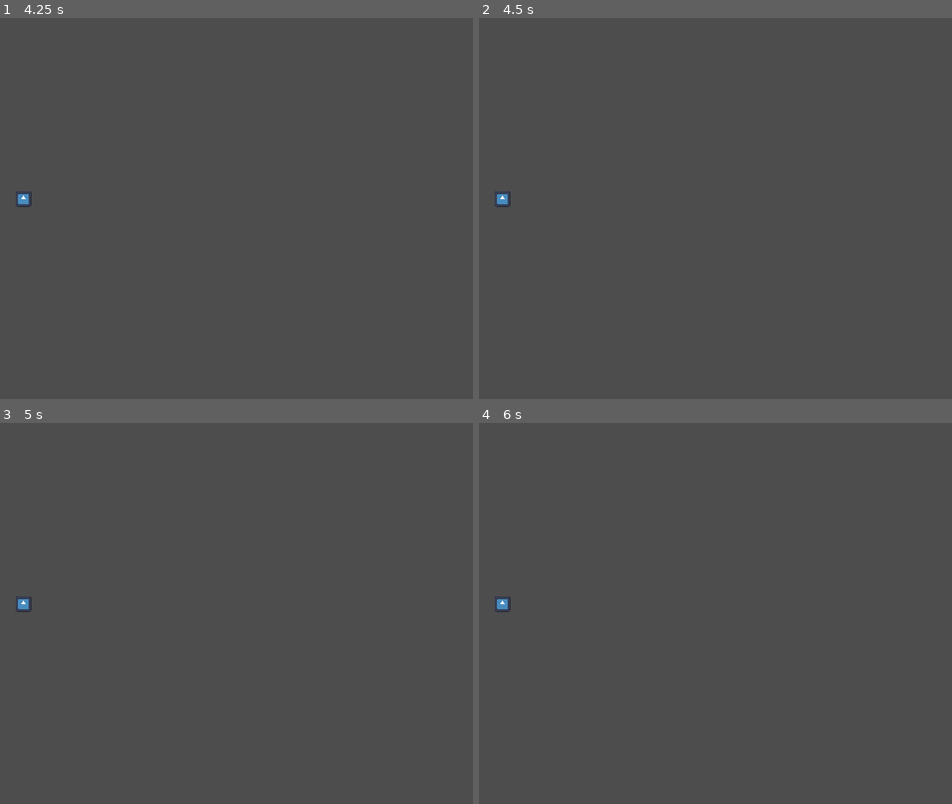
Above: before the commit, frames 1-4 (two rows, left to right).
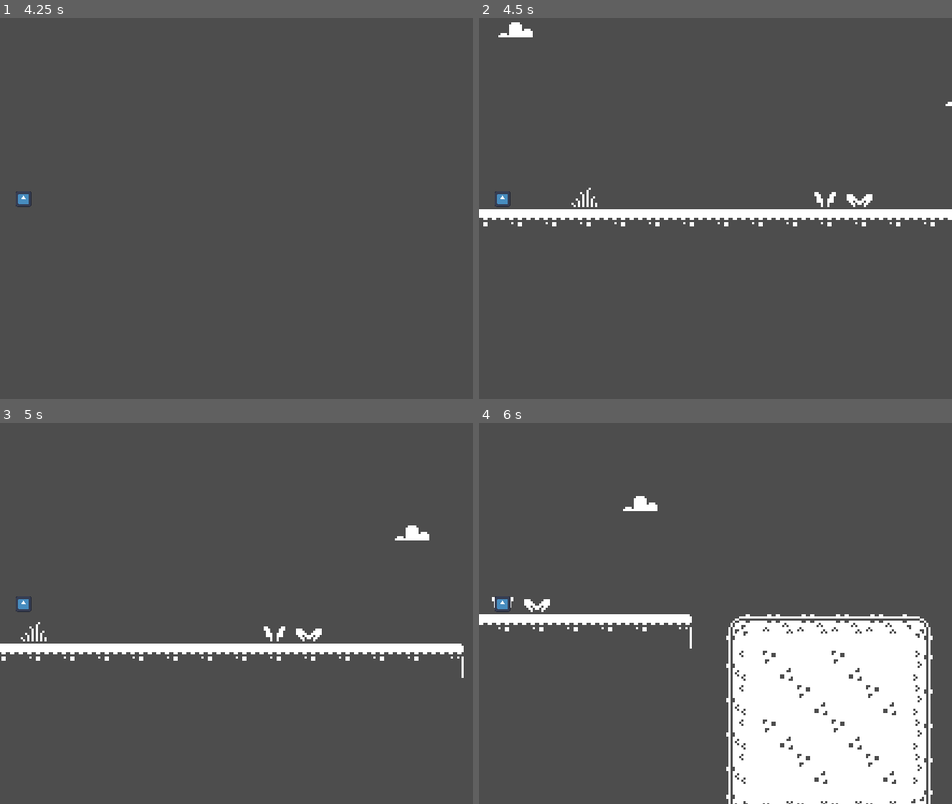
Above: after the commit, the same moments.

Repository: Chocolatechipdogo/godot-workshop
Game: Godot game, scene res://scenes/mainScene.tscn
Two runs of this game, one before a commit and one after it. Both use one fixed random seed, a clock stepped at 60 frames per second and the inputs below. The engine's default icon, where the game draws it, is replaced by a stand-in: a white triangle on a blue panel in a dark square.
Inputs:
- Up to frame 1 (4.25 s): tap Enter (ui_accept) at 0.5, 0.77, 1.52, 3.02, 3.77 s; hold Right (ui_right) 0.53-2.03 s; hold Left (ui_left) 2.03-2.78 s; hold Right (ui_right) from 2.78 s (still down)
- Up to frame 2 (4.5 s): tap Enter (ui_accept) at 4.25 s; release Right (ui_right) at 4.28 s; hold Left (ui_left) from 4.28 s (still down)
- Up to frame 3 (5 s): keep holding Left (ui_left); tap Enter (ui_accept) at 4.52 s
- Up to frame 4 (6 s): release Left (ui_left) at 5.03 s; hold Right (ui_right) 5.03-5.78 s; hold Left (ui_left) from 5.78 s (still down)

Frame 1 is identical in both runs. In frame 2, 3.2% of the frame differs, in the area x 0-100%, y 1-55%; in frame 3, 3.1%; in frame 4, 21%, in the area x 0-96%, y 19-100%.

Commit message:
Teleport Collision Created

Diff:
--- a/scenes/mainScene.tscn
+++ b/scenes/mainScene.tscn
@@ -1,8 +1,9 @@
-[gd_scene load_steps=7 format=3 uid="uid://dwf0mdywbsaqk"]
+[gd_scene load_steps=9 format=3 uid="uid://dwf0mdywbsaqk"]
 
 [ext_resource type="Texture2D" uid="uid://b7rlpnvehcq1t" path="res://titlemap/monochrome_tilemap_transparent_packed.png" id="1_nh1hs"]
 [ext_resource type="Texture2D" uid="uid://d3veyh15pujkr" path="res://icon.svg" id="2_0sdrn"]
 [ext_resource type="Script" path="res://scripts/Player.gd" id="2_6udpu"]
+[ext_resource type="Script" path="res://scripts/DeathBarrior.gd" id="4_epoto"]
 
 [sub_resource type="TileSetAtlasSource" id="TileSetAtlasSource_ifem1"]
 texture = ExtResource("1_nh1hs")
@@ -1242,6 +1243,9 @@
 [sub_resource type="CircleShape2D" id="CircleShape2D_xiyrf"]
 radius = 8.0
 
+[sub_resource type="RectangleShape2D" id="RectangleShape2D_pyhyx"]
+size = Vector2(1192, 208)
+
 [node name="Node2D" type="Node2D"]
 
 [node name="TileMap" type="TileMap" parent="."]
@@ -1266,3 +1270,14 @@
 
 [node name="Camera2D" type="Camera2D" parent="Player"]
 position = Vector2(107.08, -196.875)
+
+[node name="DeathBarrior" type="Node2D" parent="."]
+script = ExtResource("4_epoto")
+
+[node name="Area2D" type="Area2D" parent="DeathBarrior"]
+
+[node name="CollisionShape2D" type="CollisionShape2D" parent="DeathBarrior/Area2D"]
+position = Vector2(332, -80)
+shape = SubResource("RectangleShape2D_pyhyx")
+
+[connection signal="body_entered" from="DeathBarrior/Area2D" to="DeathBarrior" method="_on_area_2d_body_entered"]
--- /dev/null
+++ b/scripts/DeathBarrior.gd
@@ -0,0 +1,10 @@
+extends Node2D
+
+
+
+
+
+func _on_area_2d_body_entered(body):
+	print("bye have a great time")
+	if body.name == 'Player':
+		body.global_position = Vector2(0,0)
